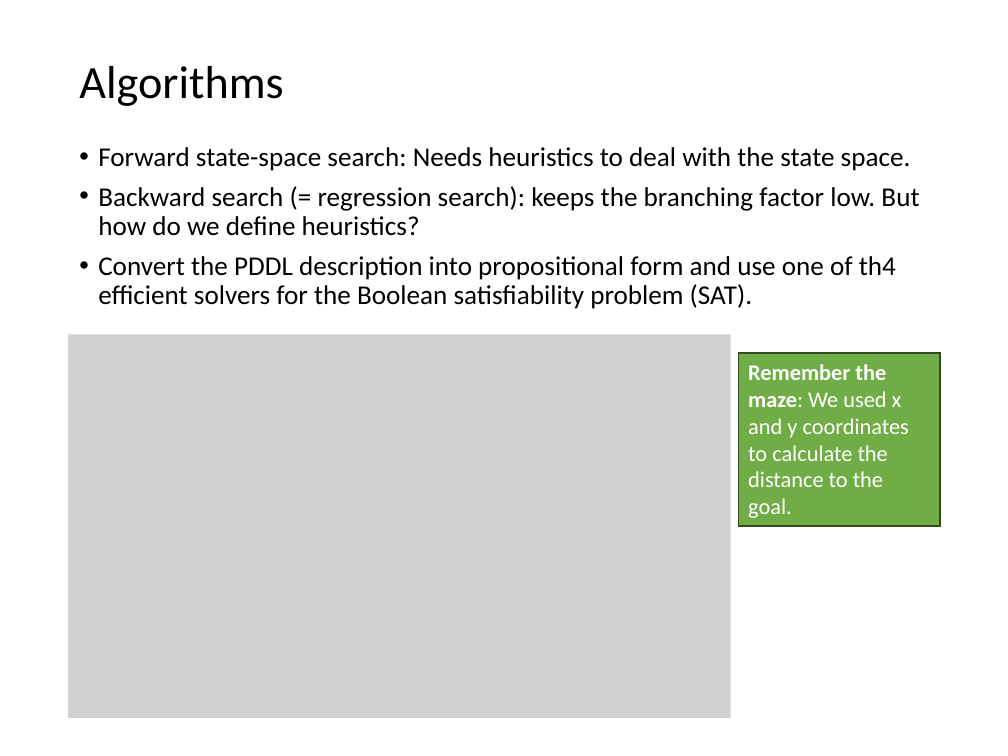
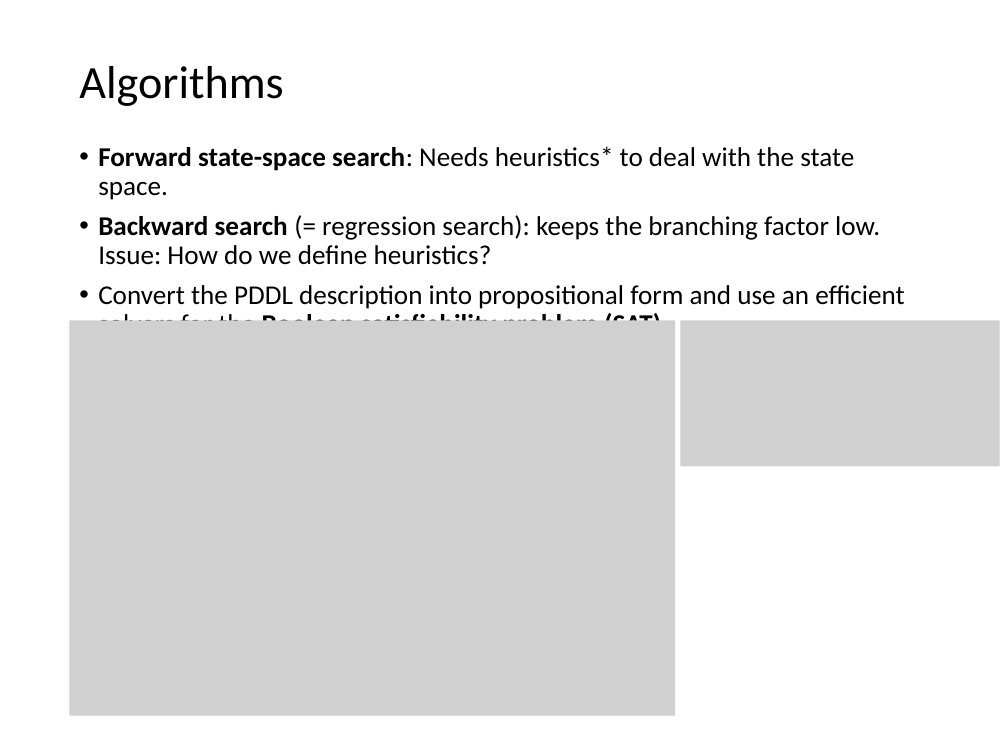
Before and after one commit to mhahsler/CS7320-AI, a slide deck: slide 7 of slides/11_Automated_Planning.pptx. Drawn at 1008x756 pixels with LibreOffice and Linux fonts; fonts in the diff are those of the drawing; grey boxes stand for pictures. Boxes give left, top, right and bottom in pixels: in the first picture for what was removed or moved away, otherwise in the second. Text is boxed around its words. In the diff, an @@ line names an element or a change of style, - is before the commit and + after.

```diff
--- a/slides/11_Automated_Planning.pptx
+++ b/slides/11_Automated_Planning.pptx
@@ text at bbox=[98, 146, 905, 321]: text changed @@
-• Forward state-space search: Needs heuristics to deal with the state space.
-• Backward search (= regression search): keeps the branching factor low. But how do we define heuristics?
-• Convert the PDDL description into propositional form and use one of th4 efficient solvers for the Boolean satisfiability problem (SAT).
+• Forward state-space search: Needs heuristics* to deal with the state space.
+• Backward search (= regression search): keeps the branching factor low. Issue: How do we define heuristics?
+• Convert the PDDL description into propositional form and use an efficient solvers for the Boolean satisfiability problem (SAT).
@@ picture: place and size @@
-picture at bbox=[69, 335, 731, 718]
+picture at bbox=[70, 321, 675, 716]
@@ picture added at bbox=[680, 321, 1000, 467] @@
@@ rectangle removed at bbox=[738, 353, 939, 526] @@
-Remember the maze: We used x and y coordinates to calculate the distance to the goal.
```
Also in this commit, not shown: 11 other slides changed, 1 slide added, 1 slide removed, 1 other file.
